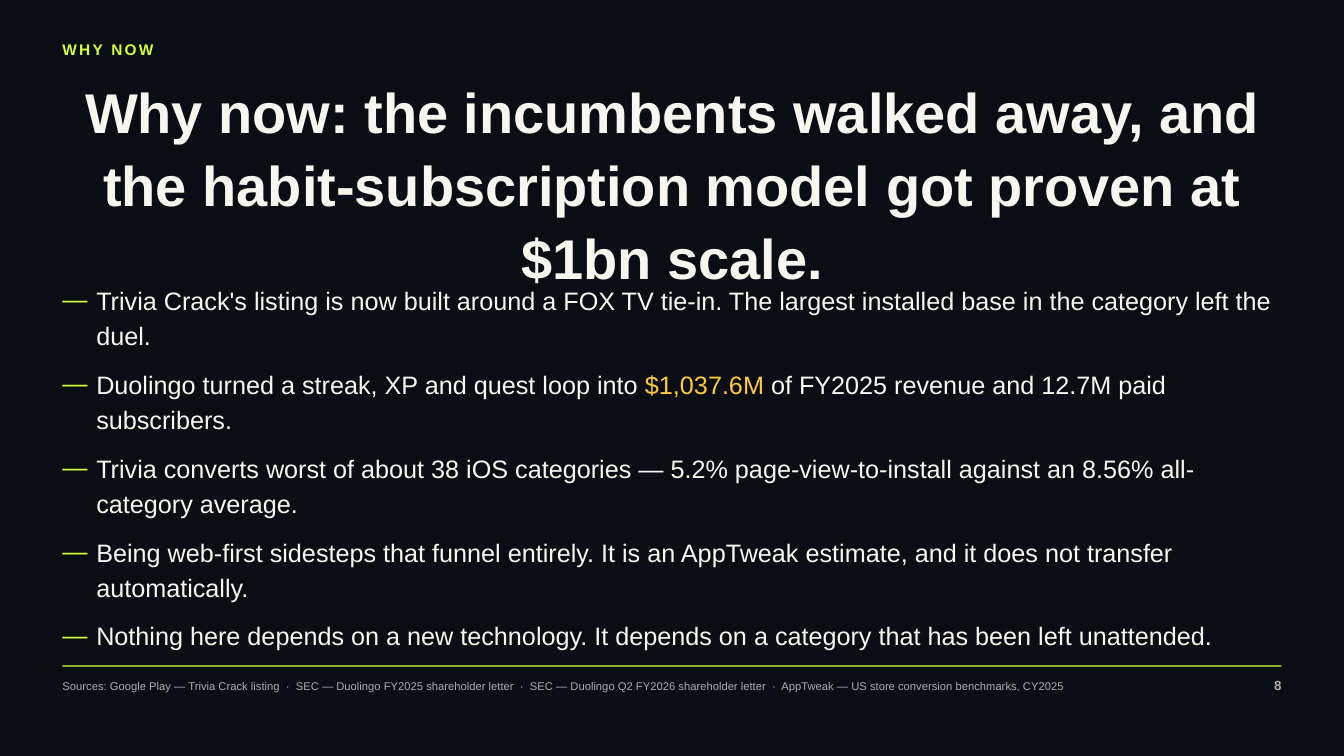
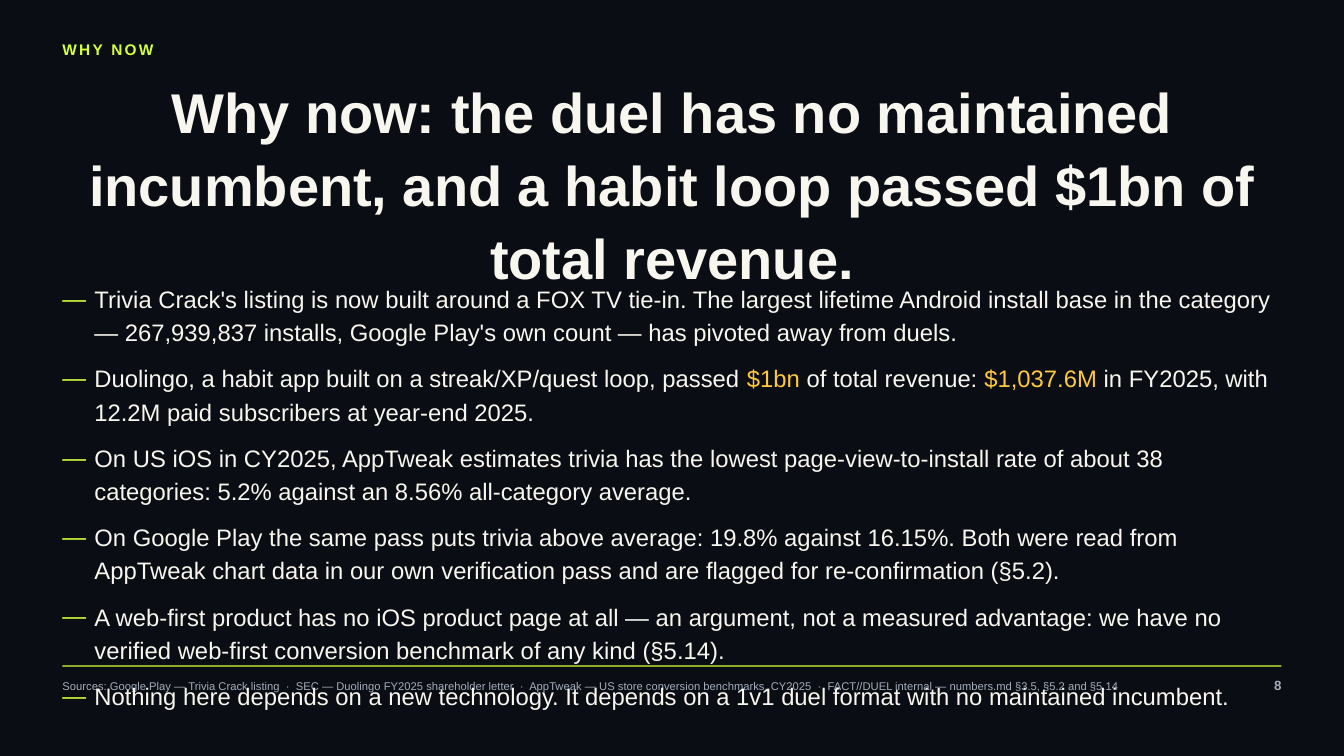
Before and after one commit to occult-kranti/fact-duel, a slide deck: slide 8 of public/product/investor/factduel-seed-deck.pptx. Drawn at 1344x756 pixels with LibreOffice and Linux fonts; fonts in the diff are those of the drawing. Boxes give left, top, right and bottom in pixels: in the first picture for what was removed or moved away, otherwise in the second. Text is boxed around its words. In the diff, an @@ line names an element or a change of style, - is before the commit and + after.

```diff
--- a/public/product/investor/factduel-seed-deck.pptx
+++ b/public/product/investor/factduel-seed-deck.pptx
@@ title at (89, 92, 1255, 280): text changed @@
-Why now: the incumbents walked away, and the habit-subscription model got proven at $1bn scale.
+Why now: the duel has no maintained incumbent, and a habit loop passed $1bn of total revenue.
@@ text at (94, 290, 1270, 710): text changed; size 18 to 17 pt @@
-— Trivia Crack's listing is now built around a FOX TV tie-in. The largest installed base in the category left the duel.
-— Duolingo turned a streak, XP and quest loop into $1,037.6M of FY2025 revenue and 12.7M paid subscribers.
-— Trivia converts worst of about 38 iOS categories — 5.2% page-view-to-install against an 8.56% all-category average.
-— Being web-first sidesteps that funnel entirely. It is an AppTweak estimate, and it does not transfer automatically.
-— Nothing here depends on a new technology. It depends on a category that has been left unattended.
+— Trivia Crack's listing is now built around a FOX TV tie-in. The largest lifetime Android install base in the category — 267,939,837 installs, Google Play's own count — has pivoted away from duels.
+— Duolingo, a habit app built on a streak/XP/quest loop, passed $1bn of total revenue: $1,037.6M in FY2025, with 12.2M paid subscribers at year-end 2025.
+— On US iOS in CY2025, AppTweak estimates trivia has the lowest page-view-to-install rate of about 38 categories: 5.2% against an 8.56% all-category average.
+— On Google Play the same pass puts trivia above average: 19.8% against 16.15%. Both were read from AppTweak chart data in our own verification pass and are flagged for re-confirmation (§5.2).
+— A web-first product has no iOS product page at all — an argument, not a measured advantage: we have no verified web-first conversion benchmark of any kind (§5.14).
+— Nothing here depends on a new technology. It depends on a 1v1 duel format with no maintained incumbent.
@@ text at (62, 682, 1118, 692): text changed @@
-Sources: Google Play — Trivia Crack listing · SEC — Duolingo FY2025 shareholder letter · SEC — Duolingo Q2 FY2026 shareholder letter · AppTweak — US store conversion benchmarks, CY2025
+Sources: Google Play — Trivia Crack listing · SEC — Duolingo FY2025 shareholder letter · AppTweak — US store conversion benchmarks, CY2025 · FACT//DUEL internal — numbers.md §3.5, §5.2 and §5.14
```
Also in this commit, not shown: 22 other slides changed, 1 slide added, 11 other files.
